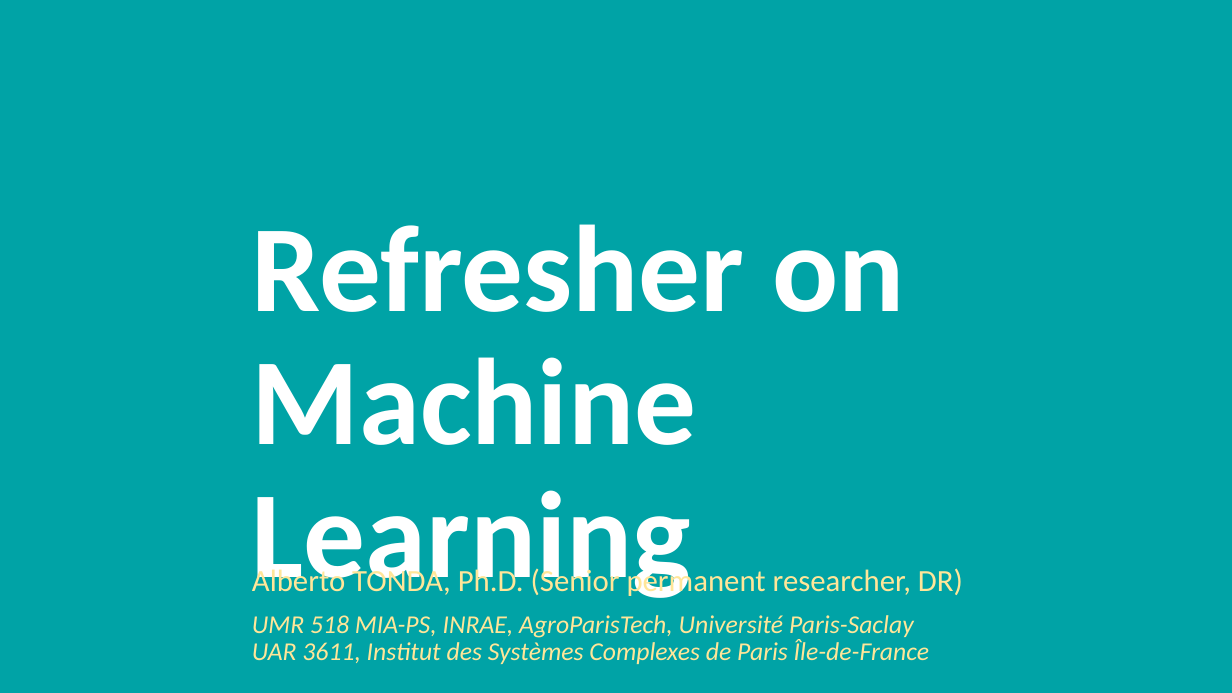
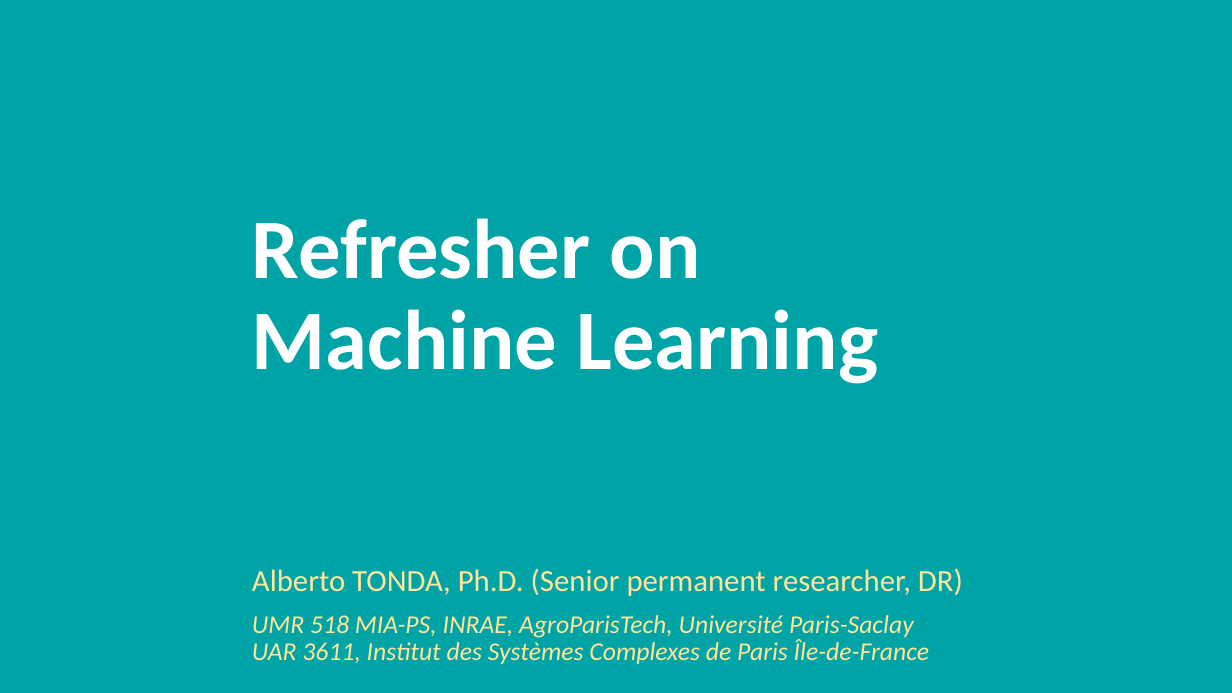
Before and after one commit to albertotonda/teaching, a slide deck: slide 1 of deep-learning-in-practice-with-pytorch/0-machine-learning.pptx. Drawn at 1232x693 pixels with LibreOffice and Linux fonts; fonts in the diff are those of the drawing; background and template pictures are left out. Boxes give left, top, right and bottom in pixels: in the first picture for what was removed or moved away, otherwise in the second. Text is boxed around its words. In the diff, an @@ line names an element or a change of style, - is before the commit and + after.

```diff
--- a/deep-learning-in-practice-with-pytorch/0-machine-learning.pptx
+++ b/deep-learning-in-practice-with-pytorch/0-machine-learning.pptx
@@ title "Refresher on Machine Learning" at (x1=252, y1=218, x2=878, y2=384): size 96 to 66 pt @@
```
Also in this commit, not shown: 2 other slides changed, 8 slides added, 1 slide removed, 7 other files.
